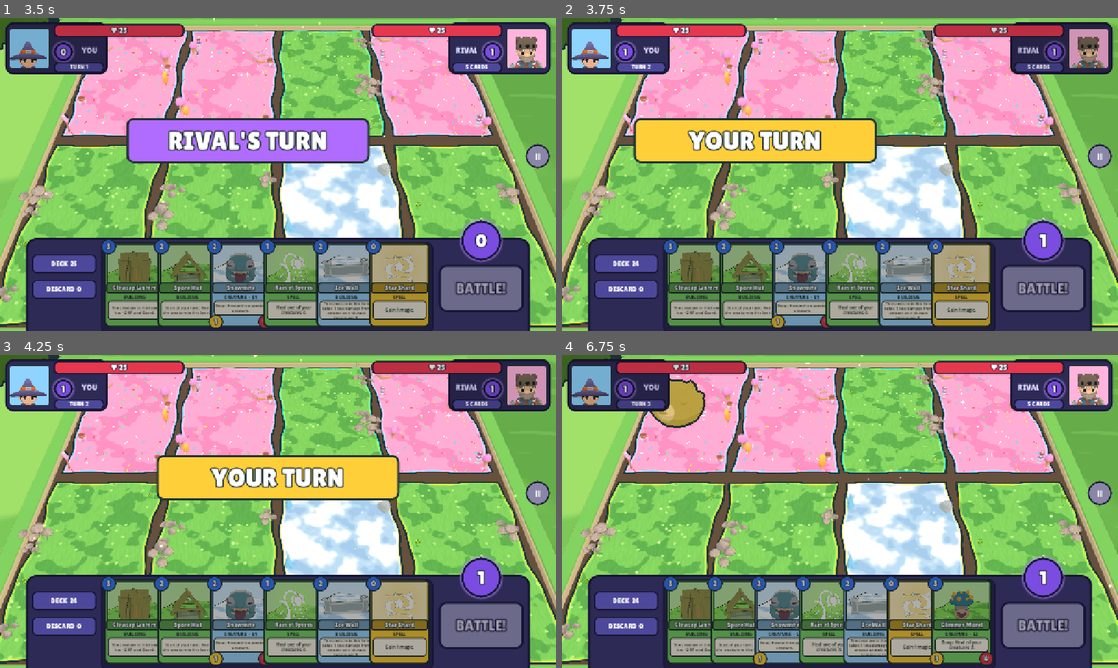
Above: before the commit, frames 1-4 (two rows, left to right).
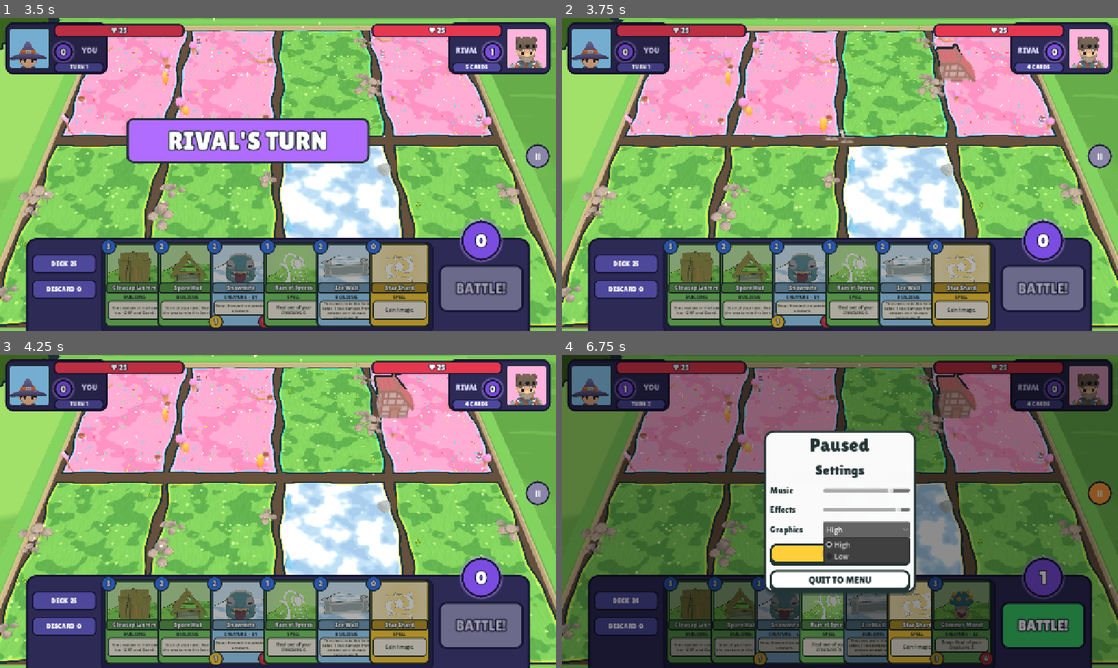
Above: after the commit, the same moments.

Repository: muriarty1893/cardwards
Game: Godot game, scene res://menus/main_menu.tscn
Two runs of this game, one before a commit and one after it. Both use one fixed random seed, a clock stepped at 60 frames per second and the inputs below.
Inputs (mouse positions are in pixels of both pictures, inside the frame that each line leads up to):
- Up to frame 1 (3.5 s): click "Easy" at 0.5 s; click "Easy" at 1.25 s; click "PLAY" at 2 s; drag from (133, 284) to (333, 105) at 2.77 s
- Up to frame 2 (3.75 s): drag from (751, 284) to (812, 237) at 3.52 s
- Up to frame 3 (4.25 s): no input
- Up to frame 4 (6.75 s): move the mouse to (801, 621) at 4.27 s; click (801, 621) at 4.42 s; click (1045, 624) at 5 s, where only the run before the commit has a clickable "BATTLE!"; click (1101, 492) at 5.75 s, where only the run after the commit has a clickable "II"; click (867, 530) at 6.5 s, where only the run after the commit has a clickable "High"

Frame 1 is identical in both runs. In frame 2, 18% of the frame differs, in the area x 0-100%, y 0-100%; in frame 3, 11%; in frame 4, 94%.

Commit message:
feat: AI evaluation with keywords, Easy/Medium, lethal awareness
Co-Authored-By: Claude Opus 5.5 <noreply@anthropic.com>
Claude-Session: https://claude.ai/code/session_01KWhDzHoaJZoxty1TDdYE3R

Diff:
--- a/ai/ai_player.gd
+++ b/ai/ai_player.gd
@@ -1,6 +1,8 @@
 class_name AIPlayer
 extends RefCounted
-## Greedy one-step AI. It only produces Actions; it never touches the view.
+## The computer opponent (Rules 2.0 spec section 7). It only produces Actions; it never touches
+## the view. Easy: greedy with random slips. Medium: greedy one action ahead. Hard: plans the
+## whole turn (AIPlanner).
 
 enum Difficulty { EASY, MEDIUM, HARD }
 
@@ -8,6 +10,15 @@
 const HIT_RATES: Array[Array] = [[15, 50, 35], [30, 50, 20], [50, 40, 10]]
 const BLOCK_RATES: Array[int] = [15, 30, 50]
 const WIN_SCORE := 1000.0
+## Chance that Easy plays a random legal action instead of its best one.
+const EASY_RANDOM := 0.25
+const HAND_CARD := 0.6
+const ENEMY_LETHAL_PENALTY := 4.0
+## Flat keyword worth; bubble and flurry also scale with ATK (see _creature_value).
+const KEYWORD_VALUE: Dictionary = {
+	&"guard": 1.5, &"bubble": 1.5, &"venom": 2.5, &"leech": 1.0, &"flurry": 0.0,
+	&"second_wind": 1.5, &"hidden": 1.0, &"dash": 0.3,
+}
 
 var player: int
 var difficulty: Difficulty
@@ -20,33 +31,43 @@
 	rng.seed = seed
 
 
-## Best action that improves the position (attacks simulated as normal, unblocked hits),
-## otherwise END_TURN. While a Dream Up is pending, the best pick.
+## The next action. While a Dream Up is pending, the best pick; otherwise END_TURN when nothing
+## improves the position. Attacks come back as normal, unblocked hits: the caller rolls the bars.
 func choose_action(s: GameState) -> Action:
 	if s.phase == GameState.Phase.CHOOSING:
 		return _best_choice(s)
+	if difficulty == Difficulty.EASY and rng.randf() < EASY_RANDOM:
+		var options: Array[Action] = Rules.legal_actions(s).filter(func(a: Action) -> bool: return a.type != Action.Type.END_TURN)
+		if not options.is_empty():
+			return options[rng.randi_range(0, options.size() - 1)]
+	return _greedy(s)
+
+
+func _greedy(s: GameState) -> Action:
 	var best: Action = Action.end_turn(player)
 	var best_score: float = evaluate(s)
 	for a: Action in Rules.legal_actions(s):
 		if a.type == Action.Type.END_TURN:
 			continue
-		var sim: GameState = s.clone()
-		Rules.apply(sim, a)
-		var score: float = evaluate(sim)
+		var score: float = evaluate(_after(s, a))
 		if score > best_score + 0.001:
 			best_score = score
 			best = a
 	return best
 
 
-## Dream Up: the offered card that leaves the best position.
+func _after(s: GameState, a: Action) -> GameState:
+	var sim: GameState = s.clone()
+	Rules.apply(sim, a)
+	return sim
+
+
+## Dream Up: the pick that leaves the best position; equal positions go to the stronger card.
 func _best_choice(s: GameState) -> Action:
 	var best: Action = null
 	var best_score: float = -INF
 	for a: Action in Rules.legal_actions(s):
-		var sim: GameState = s.clone()
-		Rules.apply(sim, a)
-		var score: float = evaluate(sim)
+		var score: float = evaluate(_after(s, a)) + 0.01 * card_value(s.pending_choice[a.choice])
 		if best == null or score > best_score:
 			best = a
 			best_score = score
@@ -67,7 +88,7 @@
 	return rng.randi_range(1, 100) <= BLOCK_RATES[difficulty]
 
 
-## Position score from this AI's point of view.
+## Position score from this AI's point of view (spec 7).
 func evaluate(s: GameState) -> float:
 	if s.phase == GameState.Phase.OVER:
 		return WIN_SCORE if s.winner == player else -WIN_SCORE
@@ -77,9 +98,58 @@
 	for q: int in 2:
 		var sign: float = 0.5 if q == me else -0.5
 		for l: int in GameState.LANES:
-			var cr: GameState.CreatureState = s.players[q].lanes[l].creature
-			if cr:
-				var remaining: int = Rules.effective_max_hp(s, q, l) - cr.damage
-				score += sign * float(Rules.effective_attack(s, q, l) + remaining)
-	score += 0.3 * s.players[me].hand.size()
+			if s.players[q].lanes[l].creature:
+				score += sign * _creature_value(s, q, l)
+	score += HAND_CARD * s.players[me].hand.size()
+	if enemy_has_lethal(s):
+		score -= ENEMY_LETHAL_PENALTY
 	return score
+
+
+func _creature_value(s: GameState, p: int, lane: int) -> float:
+	var cr: GameState.CreatureState = s.players[p].lanes[lane].creature
+	var atk: float = float(Rules.effective_attack(s, p, lane))
+	var v: float = atk + float(Rules.effective_max_hp(s, p, lane) - cr.damage)
+	for k: StringName in Rules.keywords_of(s, p, lane):
+		v += KEYWORD_VALUE.get(k, 0.0)
+		if k == &"flurry":
+			v += 0.8 * atk
+	if cr.bubble:
+		v += 0.5 * atk
+	elif &"bubble" in Rules.keywords_of(s, p, lane):
+		v -= KEYWORD_VALUE[&"bubble"]  # bubble already popped
+	if not cr.hidden and &"hidden" in Rules.keywords_of(s, p, lane):
+		v -= KEYWORD_VALUE[&"hidden"]  # already revealed
+	if not cr.hushed:
+		v += 0.8 * cr.card.spell_power
+	return v
+
+
+## A card's rough worth in hand (Dream Up tie-break).
+static func card_value(c: CardData) -> float:
+	if not c.is_creature():
+		return 2.0 * c.cost + 1.0
+	var v: float = c.attack + c.health
+	for k: StringName in c.keywords:
+		v += KEYWORD_VALUE.get(k, 0.0)
+	return v + 0.8 * c.spell_power
+
+
+## True when the enemy's creatures could kill my hero next turn on the current board:
+## their total attack (Flurry twice; frozen ones can't), minus what my un-hidden Guards soak.
+func enemy_has_lethal(s: GameState) -> bool:
+	var me: int = player
+	var foe: int = s.opponent(me)
+	var total: int = 0
+	for l: int in GameState.LANES:
+		var cr: GameState.CreatureState = s.players[foe].lanes[l].creature
+		if cr == null or cr.is_frozen():
+			continue
+		var atk: int = Rules.effective_attack(s, foe, l)
+		total += atk * (2 if Rules.has_keyword(s, foe, l, &"flurry") else 1)
+	var soak: int = 0
+	for l: int in GameState.LANES:
+		var cr: GameState.CreatureState = s.players[me].lanes[l].creature
+		if cr and not cr.hidden and Rules.has_keyword(s, me, l, &"guard"):
+			soak += Rules.effective_max_hp(s, me, l) - cr.damage
+	return total > 0 and total - soak >= s.players[me].hero_hp
--- a/tests/test_ai.gd
+++ b/tests/test_ai.gd
@@ -1,19 +1,123 @@
 extends TestCase
+
+
+const CR := CardData.Kind.CREATURE
+
+
+func _mk(atk: int, hp: int, kws: Array[StringName] = []) -> CardData:
+	return Fx.card(&"ai%d_%d" % [atk, hp], CR, 1, atk, hp, kws)
 
 
 func test_ai_takes_lethal() -> bool:
 	var s: GameState = Fx.blank()
-	s.players[1].hero_hp = 2
-	Fx.put_creature(s, 0, 1, &"cinderpup")
-	Fx.put_creature(s, 0, 2, &"mossback")  # two attackers: lethal even through glancing hits
+	s.players[1].hero_hp = 3
+	Fx.put(s, 0, 0, _mk(3, 1))
+	Fx.put(s, 1, 2, _mk(5, 5))
 	Fx.give(s, 0, &"mossback")
-	Fx.fill_deck(s, 1, &"mossback", 3)
-	var me := AIPlayer.new(0, AIPlayer.Difficulty.EASY, 1)
-	var foe := AIPlayer.new(1, AIPlayer.Difficulty.EASY, 2)
-	var ev: Array[GameEvent] = []
-	AIRunner.play_turn(s, me, foe, ev)
-	assert_eq(s.phase, GameState.Phase.OVER, "game over this turn")
-	assert_eq(s.winner, 0, "AI wins")
+	var a: Action = AIPlayer.new(0, AIPlayer.Difficulty.MEDIUM, 1).choose_action(s)
+	assert_eq([a.type, a.lane, a.target_lane], [Action.Type.ATTACK, 0, -1], "goes for the hero first")
+	return true
+
+
+func test_ai_respects_guard() -> bool:
+	var s: GameState = Fx.blank()
+	Fx.put(s, 0, 0, _mk(3, 9))
+	Fx.put(s, 1, 1, _mk(1, 5, [&"guard"]))
+	Fx.put(s, 1, 3, _mk(2, 2))
+	var a: Action = AIPlayer.new(0, AIPlayer.Difficulty.MEDIUM, 1).choose_action(s)
+	assert_eq([a.type, a.target_lane], [Action.Type.ATTACK, 1], "attacks the guard")
+	return true
+
+
+func test_ai_pops_bubble_with_small_creature() -> bool:
+	var s: GameState = Fx.blank()
+	Fx.put(s, 0, 0, _mk(1, 1))
+	Fx.put(s, 0, 1, _mk(5, 5))
+	Fx.put(s, 1, 0, _mk(6, 6, [&"guard", &"bubble"]))
+	var a: Action = AIPlayer.new(0, AIPlayer.Difficulty.MEDIUM, 1).choose_action(s)
+	assert_eq([a.type, a.lane, a.target_lane], [Action.Type.ATTACK, 0, 0], "the 1/1 pops the bubble")
+	return true
+
+
+func test_ai_trades_venom_into_big() -> bool:
+	var s: GameState = Fx.blank()
+	Fx.put(s, 0, 0, _mk(1, 1, [&"venom"]))
+	Fx.put(s, 1, 2, _mk(8, 8))
+	var a: Action = AIPlayer.new(0, AIPlayer.Difficulty.MEDIUM, 1).choose_action(s)
+	assert_eq([a.type, a.lane, a.target_lane], [Action.Type.ATTACK, 0, 2], "venom into the 8/8")
+	return true
+
+
+func test_ai_picks_best_dream_up() -> bool:
+	var s: GameState = Fx.blank()
+	s.phase = GameState.Phase.CHOOSING
+	s.pending_player = 0
+	s.pending_choice = [CardDB.card(&"cinderpup"), CardDB.card(&"blizzard_titan"), CardDB.card(&"gumdrop")]
+	var a: Action = AIPlayer.new(0, AIPlayer.Difficulty.MEDIUM, 1).choose_action(s)
+	assert_eq([a.type, a.choice], [Action.Type.CHOOSE, 1], "the titan")
+	return true
+
+
+func test_ai_values_keywords() -> bool:
+	var s: GameState = Fx.blank()
+	var me := AIPlayer.new(0, AIPlayer.Difficulty.MEDIUM, 1)
+	var plain: float = me.evaluate(s)
+	Fx.put(s, 0, 0, _mk(2, 2))
+	var vanilla: float = me.evaluate(s) - plain
+	s.players[0].lanes[0].creature = null
+	Fx.put(s, 0, 0, _mk(2, 2, [&"venom", &"guard"]))
+	assert_true(me.evaluate(s) - plain > vanilla + 1.5, "venom + guard worth more than a vanilla 2/2")
+	return true
+
+
+func test_ai_fears_enemy_lethal() -> bool:
+	var s: GameState = Fx.blank()
+	var me := AIPlayer.new(0, AIPlayer.Difficulty.MEDIUM, 1)
+	s.players[0].hero_hp = 5
+	Fx.put(s, 1, 0, _mk(3, 9))
+	var safe: float = me.evaluate(s)
+	Fx.put(s, 1, 1, _mk(3, 9))
+	var after: float = me.evaluate(s)
+	assert_true(safe - after > 4.0 + 5.0, "second 3/9 costs its value plus the lethal penalty")
+	Fx.put(s, 0, 2, _mk(1, 9, [&"guard"]))
+	assert_true(not me.enemy_has_lethal(s), "a 9-HP guard soaks it")
+	return true
+
+
+func test_easy_sometimes_random() -> bool:
+	var s: GameState = Fx.blank()
+	s.players[0].magic = 9
+	for id: StringName in [&"mossback", &"fireball", &"cinderpup", &"sugar_rush", &"iceling"]:
+		Fx.give(s, 0, id)
+	Fx.fill_deck(s, 0, &"mossback", 5)
+	Fx.put(s, 1, 1, _mk(2, 6))
+	Fx.put(s, 0, 3, _mk(2, 9))
+	var best: Dictionary = AIPlayer.new(0, AIPlayer.Difficulty.MEDIUM, 1).choose_action(s).to_dict()
+	var easy := AIPlayer.new(0, AIPlayer.Difficulty.EASY, 77)
+	var differ: int = 0
+	for i: int in 200:
+		if easy.choose_action(s).to_dict() != best:
+			differ += 1
+	assert_true(differ >= 30 and differ <= 70, "easy strays 15-35%% of the time (%d/200)" % differ)
+	return true
+
+
+func test_ai_turn_always_ends() -> bool:
+	var s: GameState = Fx.blank()
+	for i: int in 8:
+		Fx.give(s, 0, &"star_shard")
+	Fx.put(s, 0, 0, _mk(1, 9, [&"flurry"]))
+	Fx.put(s, 0, 1, _mk(1, 9, [&"flurry"]))
+	Fx.put_creature(s, 0, 2, &"gumdrop")
+	Fx.fill_deck(s, 0, &"star_shard", 20)
+	Fx.fill_deck(s, 1, &"mossback", 5)
+	Fx.put(s, 1, 3, _mk(0, 30))
+	for d: AIPlayer.Difficulty in [AIPlayer.Difficulty.EASY, AIPlayer.Difficulty.MEDIUM]:
+		var t: GameState = s.clone()
+		var ev: Array[GameEvent] = []
+		AIRunner.play_turn(t, AIPlayer.new(0, d, 5), AIPlayer.new(1, d, 6), ev)
+		assert_eq(t.active, 1, "turn ended (difficulty %d)" % d)
+		assert_eq(ev[ev.size() - 1].type in [&"magic_changed", &"card_drawn", &"card_burned", &"fatigue", &"turn_started"], true, "ended with the next turn starting")
 	return true
 
 
